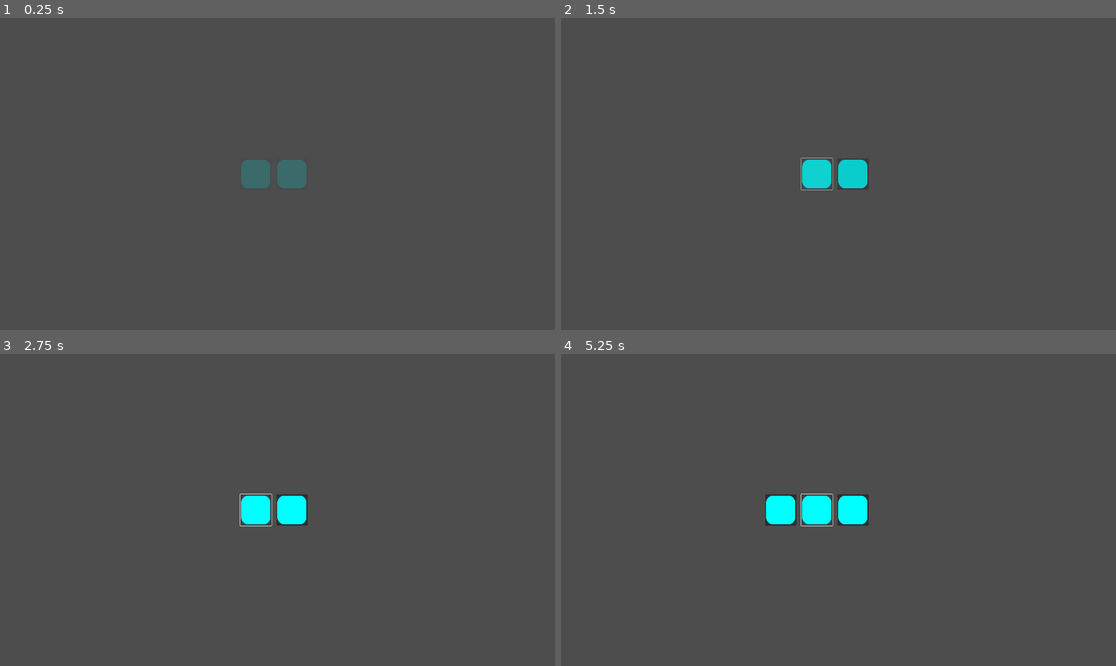
Above: before the commit, frames 1-4 (two rows, left to right).
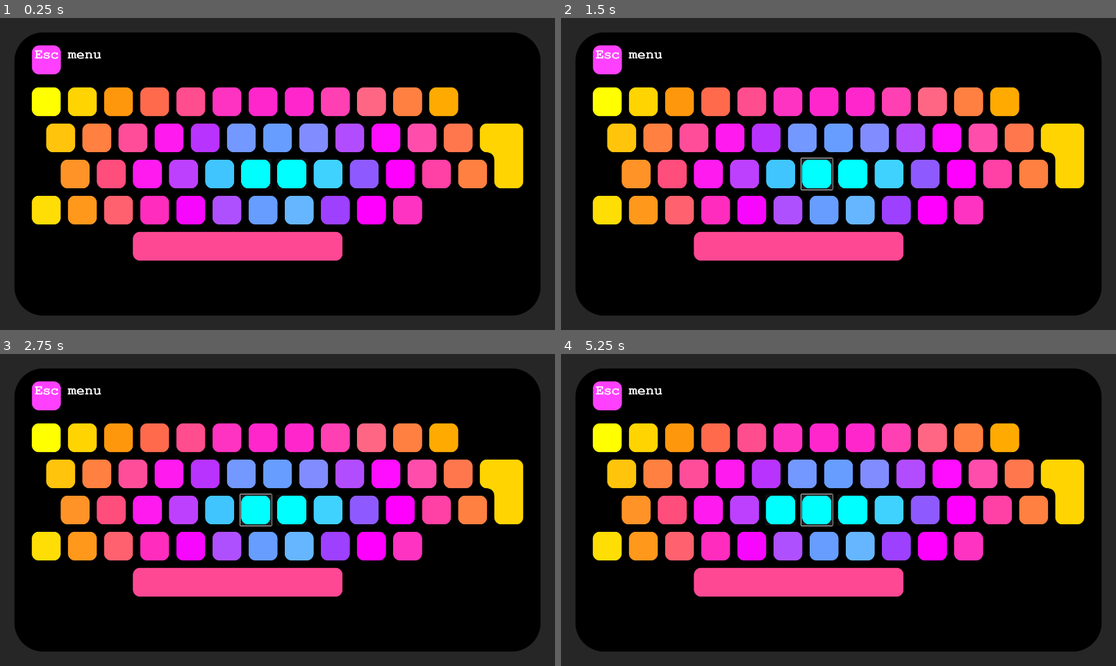
Above: after the commit, the same moments.

Repository: hedgemandan/2025-InfinityJam
Game: Godot game, scene res://Scenes/main_scene.tscn
Two runs of this game, one before a commit and one after it. Both use one fixed random seed, a clock stepped at 60 frames per second and the inputs below.
Inputs (mouse positions are in pixels of both pictures, inside the frame that each line leads up to):
- Up to frame 1 (0.25 s): no input
- Up to frame 2 (1.5 s): click (816, 174) at 0.52 s; click (816, 174) at 1.27 s
- Up to frame 3 (2.75 s): click (255, 510) at 2.02 s
- Up to frame 4 (5.25 s): tap Enter at 2.75, 4.25 s; tap Space at 3.5, 5 s

The runs differ from the first frame. In frame 1, 100% of the frame differs, in the area x 0-100%, y 0-100%; in frame 2, 100%; in frame 3, 99%; in frame 4, 99%.
Error after the commit: Parse Error: Unexpected "when" in class body. (res://Scenes/button.gd:12)

Commit message:
rows and columns planning

Diff:
--- a/2_Project/RhythmQWERTY/Scenes/button.gd
+++ b/2_Project/RhythmQWERTY/Scenes/button.gd
@@ -7,3 +7,11 @@
 func fade_in():
 	var tween = create_tween()
 	tween.tween_property(self, "modulate:a", 1.0, 2.5)
+
+
+when q is pressed
+button 46 activated
+
+
+button X activated?
+clear X status and get it ready to charge
--- a/2_Project/RhythmQWERTY/Scenes/main_scene.tscn
+++ b/2_Project/RhythmQWERTY/Scenes/main_scene.tscn
@@ -8,7 +8,6 @@
 script = ExtResource("1_6l7je")
 
 [node name="LayoutV01" type="Sprite2D" parent="."]
-visible = false
 position = Vector2(960, 540)
 texture = ExtResource("2_jv6wh")
 
Not shown, changed: 1_Planning/RowsandColumns.PNG
